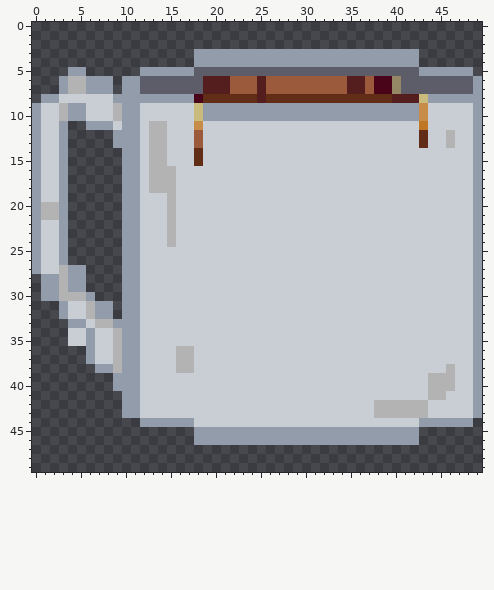
Two states of a pixel-art sprite, img/Gegenstaende/Kaffetasse.png. The picture above was drawn from the file before the commit.
The file is 50x50 pixels.
The same view after the edit:
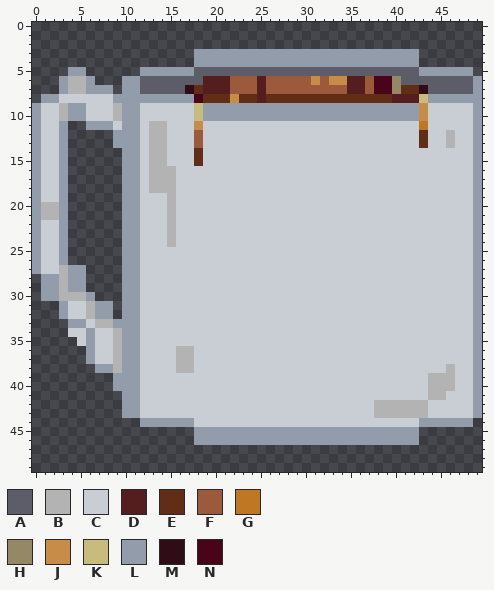
Palette (. is transparent): A #5c5d69  B #b3b3b3  C #c9cdd4  D #541e1e  E #612d17  F #9c5a3c  G #bf7724  H #948866  J #c78c48  K #c9ba7d  L #939cab  M #300c17  N #4a041a
Changes in this commit:
Changed rows in their new state; - is an unchanged pixel.
first column x 7:
 6 ..----------------------J-JJ---------
 7 ----------ME----------------------EEM
 8 ---------------J---------------------
first column x 4:
35 .
Where, in picture pixels (left, top, right, bottom), the same in both pictures:
erased: (95, 76, 113, 85)
changed: (311, 76, 347, 85)
changed: (185, 85, 239, 103)
changed: (401, 85, 428, 94)
erased: (68, 337, 77, 346)
